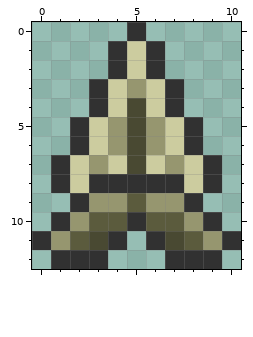
Pixel-art sprite, stored at Projectiles/Piercing/BonePiercerProjectile.png. Above, as it was before the edit.
The file is 22x26 pixels, drawn in blocks of 2x2; one block is one cell here.
Once edited:
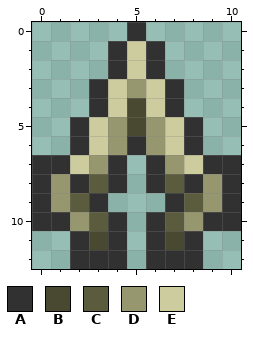
Palette (. is transparent): A #313131  B #494932  C #5b5b3d  D #96966f  E #cccc9f
Message: Changed weapon sprites, updated some homing projectile logic
Diff:
Changed rows in their new state; - is an unchanged pixel.
first column x 0:
 6 -----A-----
 7 A---A.A---A
 8 ADAC-.-CADA
 9 ADCA...ACDA
10 A---A.A---A
11 ..A-----A..
12 -.--A-A--.-
